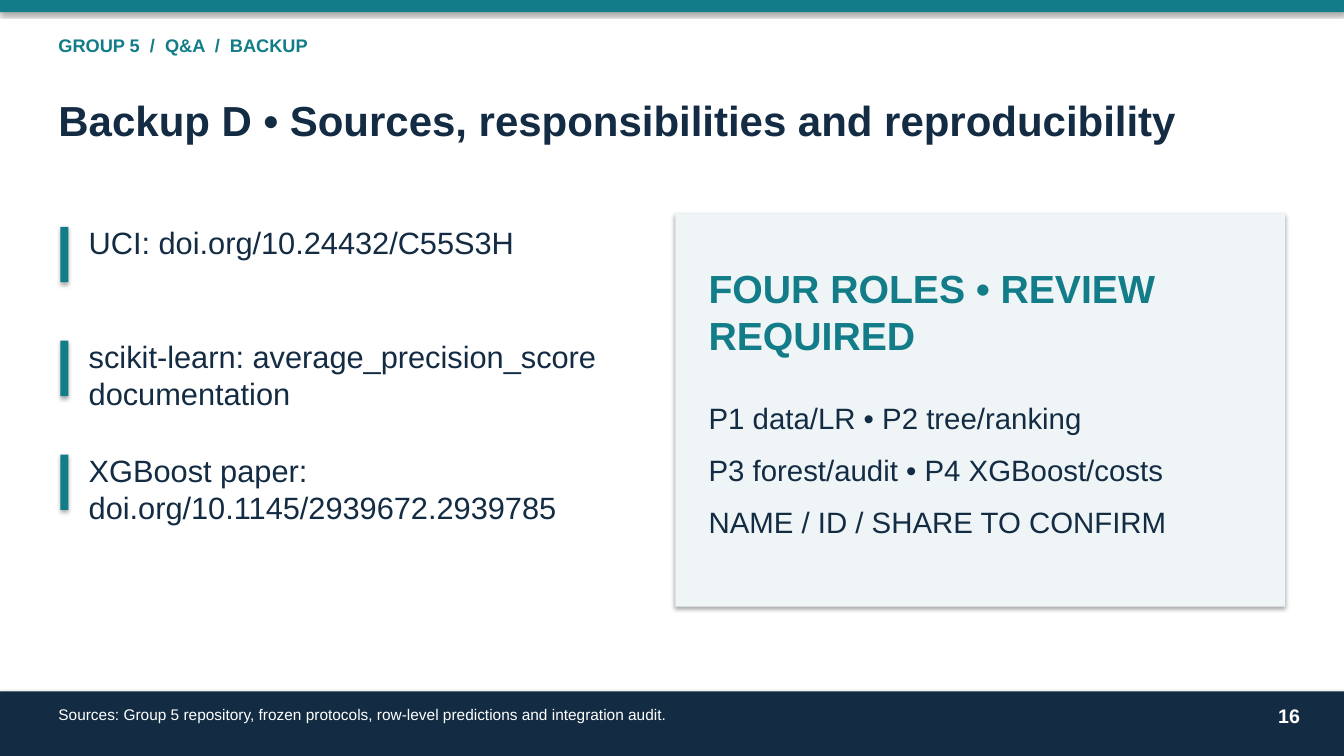
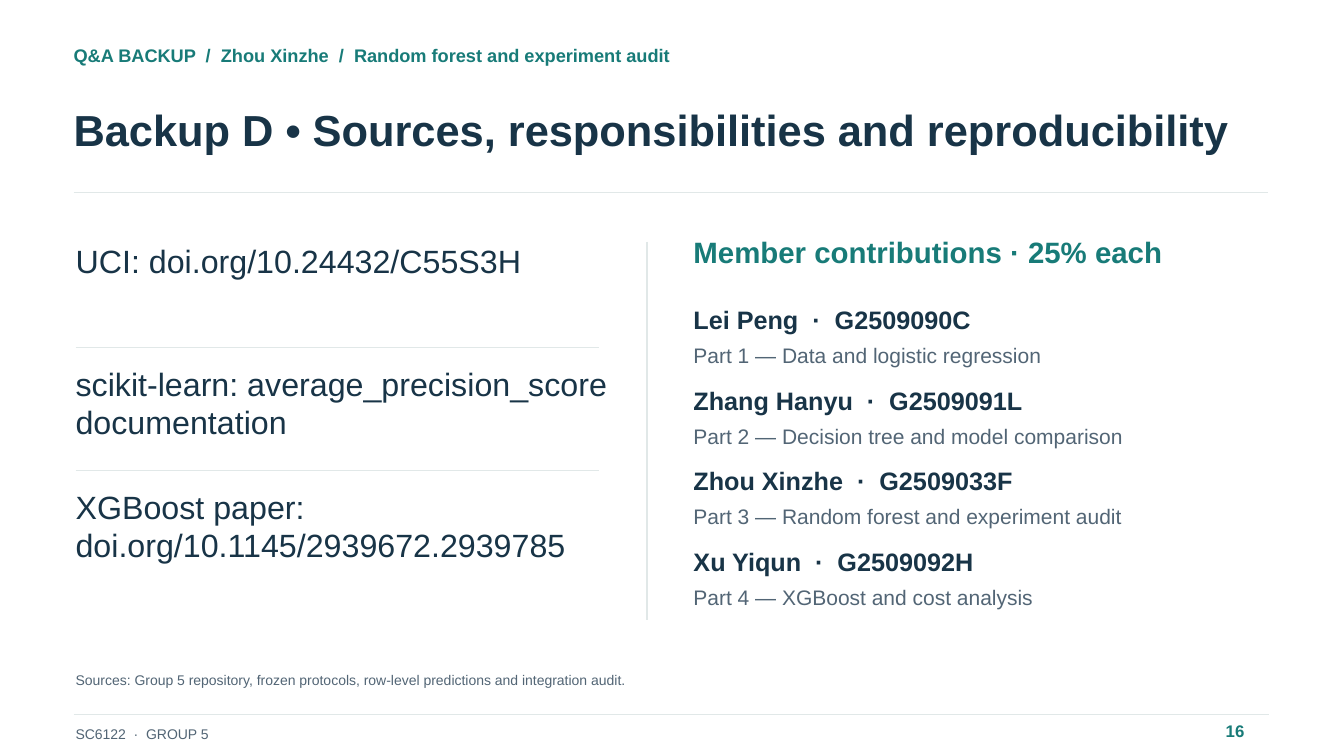
Before and after one commit to IcantFind-a-username/-SC6122-Group5-Credit-Default, a slide deck: slide 16 of submission/Group5_Presentation.pptx. Drawn at 1344x756 pixels with LibreOffice and Linux fonts; fonts in the diff are those of the drawing. Boxes give left, top, right and bottom in pixels: in the first picture for what was removed or moved away, otherwise in the second. Text is boxed around its words. In the diff, an @@ line names an element or a change of style, - is before the commit and + after.

```diff
--- a/submission/Group5_Presentation.pptx
+++ b/submission/Group5_Presentation.pptx
@@ rectangle removed at (0,0,1344,12) @@
@@ text at (74,48,669,66): text changed; text colour #127D88 to #187B78 @@
-GROUP 5 / Q&A / BACKUP
+Q&A BACKUP / Zhou Xinzhe / Random forest and experiment audit
@@ text "Backup D • Sources, responsibilities ...": place and size @@
-text "Backup D • Sources, responsibilities ..." at (58,105,1175,145)
+text "Backup D • Sources, responsibilities ..." at (74,114,1228,154)
@@ text "Backup D • Sources, responsibilities ..." at (74,114,1228,154): size 30 to 31 pt, text colour #142C43 to #183447; less space between paragraphs @@
@@ line added from (74, 193) to (1268, 193), #E1E8E8 1 pt @@
@@ rectangle removed at (60,227,69,282) @@
@@ text "UCI: doi.org/10.24432/C55S3H": place and size @@
-text "UCI: doi.org/10.24432/C55S3H" at (89,231,514,260)
+text "UCI: doi.org/10.24432/C55S3H" at (76,249,521,279)
@@ rectangle removed at (676,214,1286,607) @@
@@ line added from (647, 242) to (647, 620), #E1E8E8 1 pt @@
@@ text added at (693,241,1162,264), 21 pt, text #187B78, bold @@
+Member contributions · 25% each
@@ text at (693,310,971,335): text changed; size 28 to 18 pt; text colour #127D88 to #183447 @@
-FOUR ROLES • REVIEW REQUIRED
+Lei Peng · G2509090C
@@ rectangle removed at (60,341,69,396) @@
@@ line added from (76, 348) to (599, 348), #E1E8E8 1 pt @@
@@ text at (693,348,1041,368): text changed; size 21 to 15 pt; text colour #142C43 to #526575 @@
-P1 data/LR • P2 tree/ranking
-P3 forest/audit • P4 XGBoost/costs
-NAME / ID / SHARE TO CONFIRM
+Part 1 — Data and logistic regression
@@ text "scikit-learn: average_precision_score documentation": place and size @@
-text "scikit-learn: average_precision_score documentation" at (89,345,596,406)
+text "scikit-learn: average_precision_score documentation" at (76,372,607,435)
@@ text added at (693,391,1022,415), 18 pt, text #183447, bold @@
+Zhang Hanyu · G2509091L
@@ text added at (693,429,1122,448), 15 pt, text #526575 @@
+Part 2 — Decision tree and model comparison
@@ rectangle removed at (60,455,69,510) @@
@@ line added from (76, 471) to (599, 471), #E1E8E8 1 pt @@
@@ text added at (693,471,1012,491), 18 pt, text #183447, bold @@
+Zhou Xinzhe · G2509033F
@@ size 22 to 23 pt, text colour #142C43 to #183447; less space between paragraphs in 3 elements at (76,249,521,279), (76,372,607,435), (76,496,566,563) @@
@@ text "XGBoost paper: doi.org/10.1145/2939672.2939785": place and size @@
-text "XGBoost paper: doi.org/10.1145/2939672.2939785" at (89,460,557,524)
+text "XGBoost paper: doi.org/10.1145/2939672.2939785" at (76,496,566,563)
@@ text added at (693,509,1121,529), 15 pt, text #526575 @@
+Part 3 — Random forest and experiment audit
@@ text added at (693,552,973,577), 18 pt, text #183447, bold @@
+Xu Yiqun · G2509092H
@@ text added at (693,590,1033,610), 15 pt, text #526575 @@
+Part 4 — XGBoost and cost analysis
@@ text "Sources: Group 5 repository, frozen ...": place and size @@
-text "Sources: Group 5 repository, frozen ..." at (58,709,666,724)
+text "Sources: Group 5 repository, frozen ..." at (76,675,625,688)
@@ text "Sources: Group 5 repository, frozen ..." at (76,675,625,688): size 11 to 10 pt, text colour #FFFFFF to #526575; less space between paragraphs @@
@@ rectangle removed at (0,692,1344,756) @@
@@ line added from (74, 715) to (1269, 715), #E1E8E8 1 pt @@
@@ text "16": place and size @@
-text "16" at (1278,709,1300,724)
+text "16" at (1226,725,1245,737)
@@ text "16" at (1226,725,1245,737): size 14 to 12 pt, text colour #FFFFFF to #187B78; less space between paragraphs @@
@@ text added at (76,729,209,739), 10 pt, text #526575 @@
+SC6122 · GROUP 5
```
Also in this commit, not shown: 14 other slides changed, 1 slide added, 1 slide removed, 13 other files.
